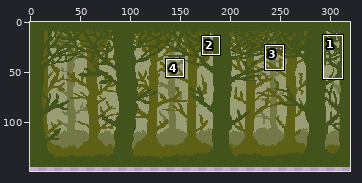
File history of a pixel-art file, Assert/Sprites/back1.ase. Above: a wide view before the commit, with the close-up outlined.
Close-up. First the earlier version:
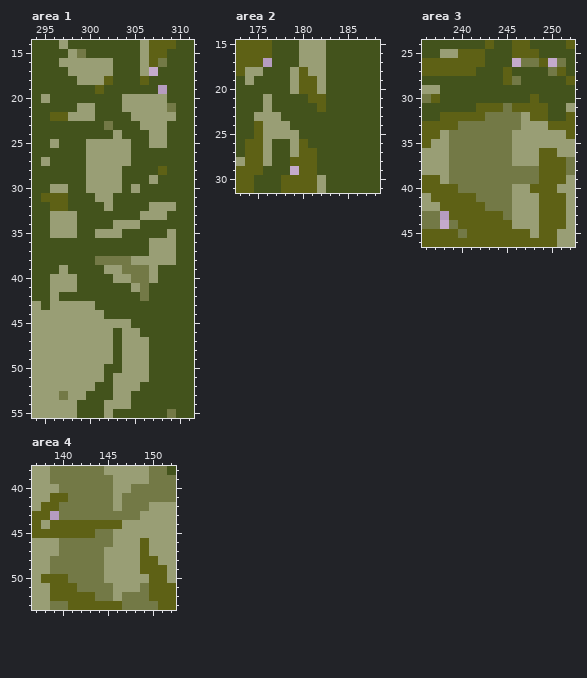
320x160 pixels, 1 frame. Shown: area 1: x 294..311, y 14..55; area 2: x 173..188, y 15..31; area 3: x 236..252, y 24..46; area 4: x 137..152, y 38..53. The wide view leaves out empty margins. The commit also changed other parts of the picture, which this record leaves out.
The result:
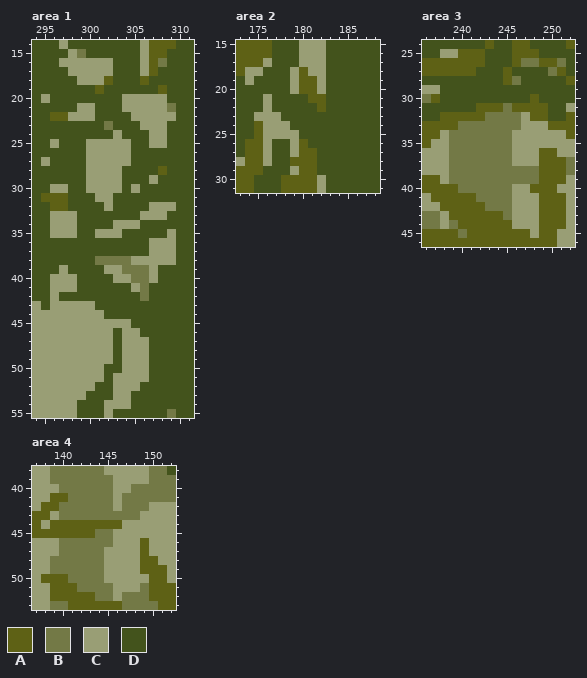
Palette (. is transparent): A #5e6115  B #737946  C #999e75  D #43531c
Changes in this commit:
Area 1:
Colour A now appears in row 17 at x 307; in row 19 at x 308.
The author changed colour B to colour C in row 53 at x 297.
Area 2:
Colour C now appears in row 17 at x 176; in row 29 at x 179.
Area 3:
Colour A now appears in row 26 at x 246 and 250.
Colour C now appears in rows 43 to 44 at x 238.
Area 4:
Colour C now appears in row 43 at x 139.
Boxes around the changes in both close-ups, in picture pixels (x1, y1, x2, y2):
added: (149, 67, 167, 94)
changed: (59, 391, 68, 400)
added: (263, 58, 272, 67)
added: (290, 166, 299, 175)
added: (512, 58, 557, 67)
added: (440, 211, 449, 229)
added: (50, 511, 59, 520)
